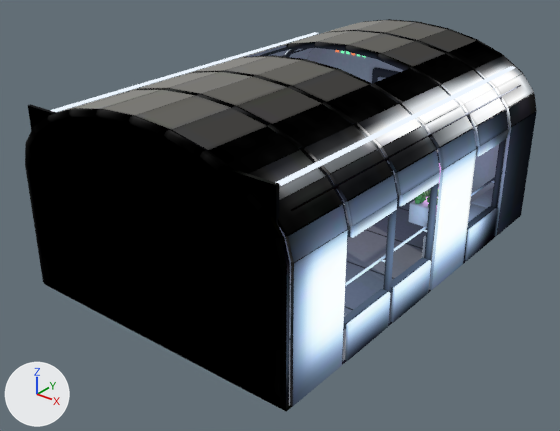
What one commit did to the glTF model android/quest/src/main/assets/environments/station.glb.
Both versions are drawn from a camera (50 mm lens) standing at (6.69, -5.7, 5.92) and looking at (-0.04, 2.7, 0.71). The axes (+X, +Y, +Z) are drawn at lower left. The lights are the same throughout. The first picture is the older version.

In view in the first picture: 'hull', 'lights', 'things'.
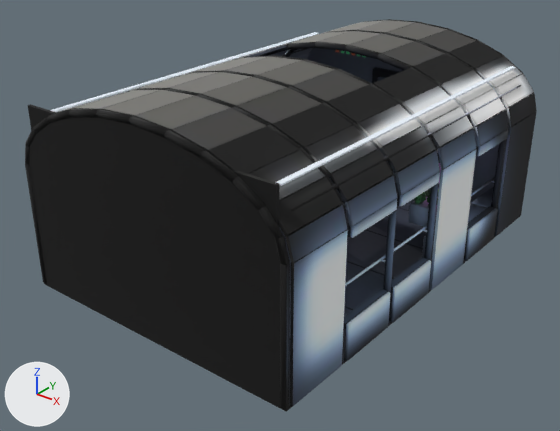
The change, as a list of edits to the scene's bpy script:
```text
Change mat_hull_baked:
    remove # nodes: BsdfTransparent, Emission, LightPath, MixShader, OutputMaterial, TexImage
    nodes: BsdfPrincipled, OutputMaterial, TexImage
Change mat_things_baked:
    remove # nodes: BsdfTransparent, Emission, LightPath, MixShader, OutputMaterial, TexImage
    nodes: BsdfPrincipled, OutputMaterial, TexImage
```

What differs and where, as boxes (x1, y1, x2, y2) in the pictures (560 x 431 px):
'hull', recoloured: (25, 20, 537, 412) in both
'things', recoloured: (283, 48, 521, 286) in both
